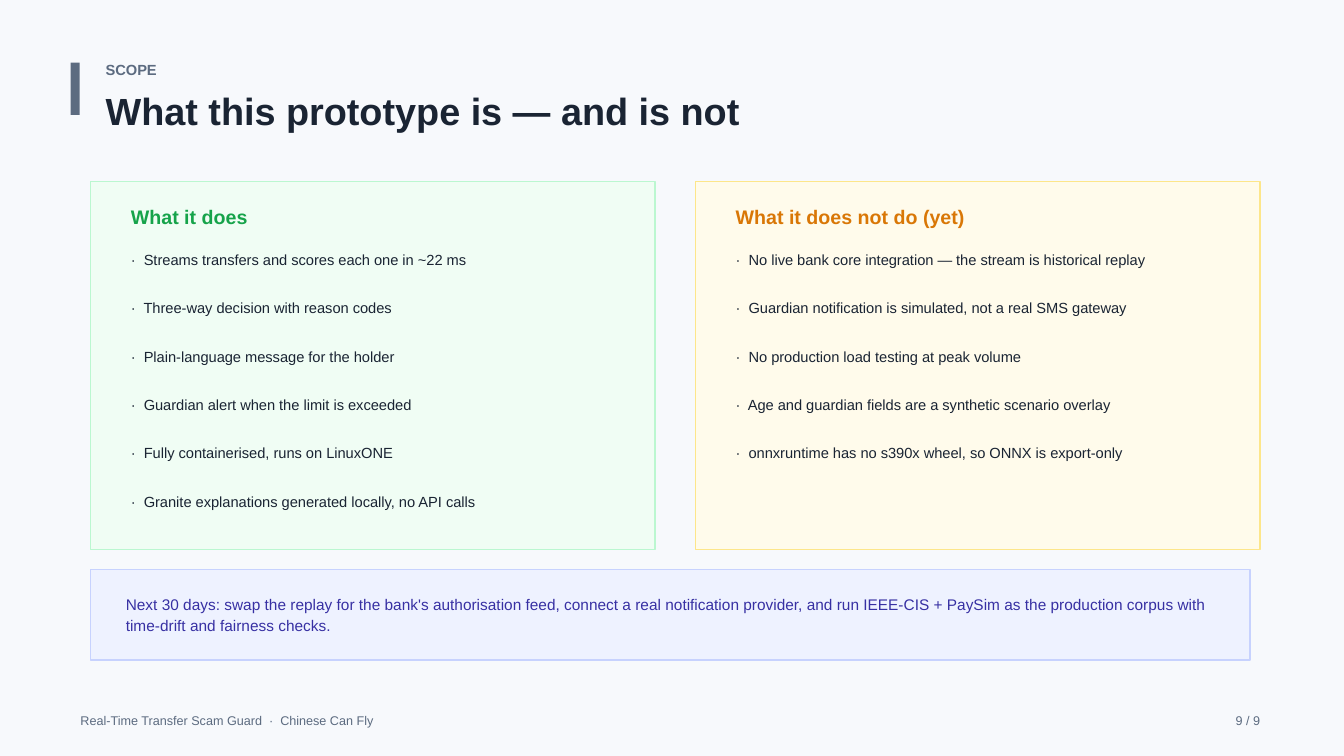
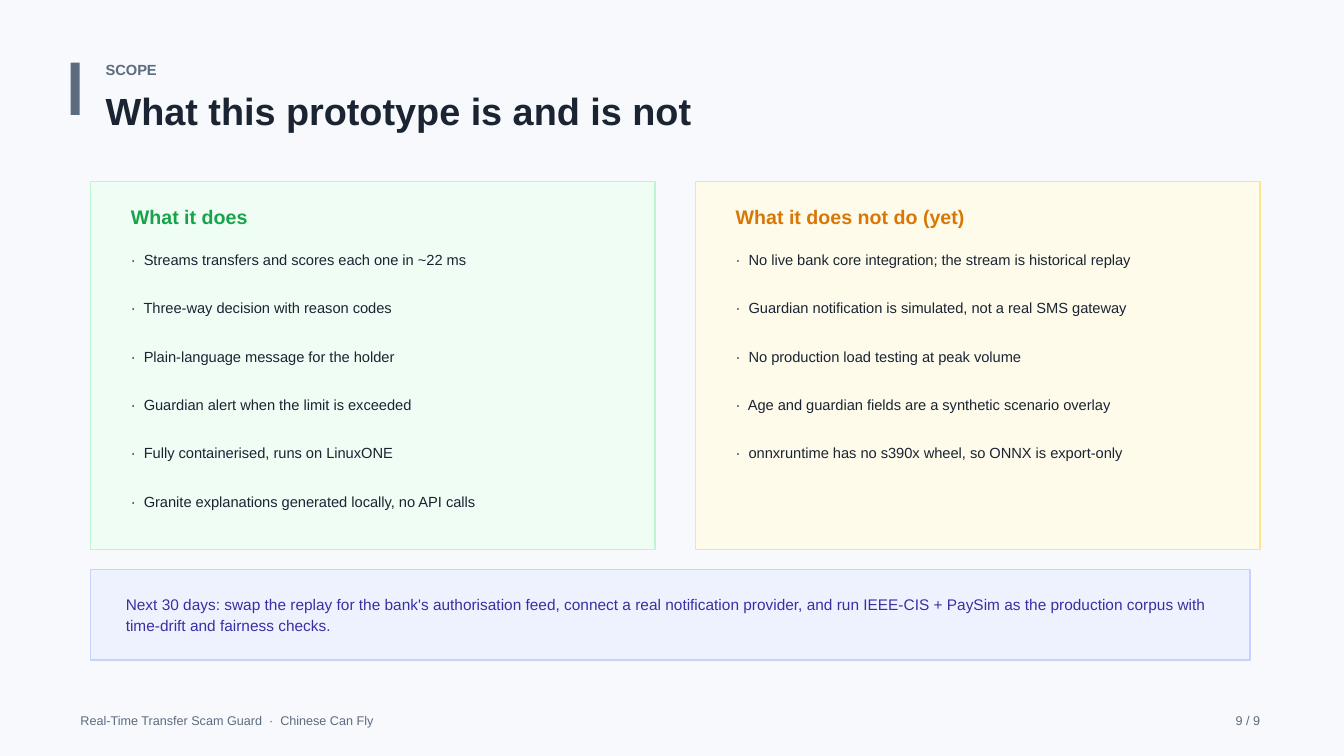
Before and after one commit to anvictor042-cyber/real-time-transfer-scam-guard, a slide deck: slide 9 of submission/pitch-deck.pptx. Drawn at 1344x756 pixels with LibreOffice and Linux fonts; fonts in the diff are those of the drawing. Boxes give left, top, right and bottom in pixels: in the first picture for what was removed or moved away, otherwise in the second. Text is boxed around its words. In the diff, an @@ line names an element or a change of style, - is before the commit and + after.

Commit message:
copy: remove AI writing tells across README, deck and submission text
Applied the humanizer pass: dropped the not-X-but-Y contrasts, the
one-line closers, the staged opener and most em dashes. Submission text
is shorter and states the same facts.

```diff
--- a/submission/pitch-deck.pptx
+++ b/submission/pitch-deck.pptx
@@ text at <box>106,97,691,132</box>: text changed @@
-What this prototype is — and is not
+What this prototype is and is not
@@ text at <box>749,254,1131,268</box>: text changed @@
-· No live bank core integration — the stream is historical replay
+· No live bank core integration; the stream is historical replay
```
Also in this commit, not shown: 5 other slides changed, 7 other files.
